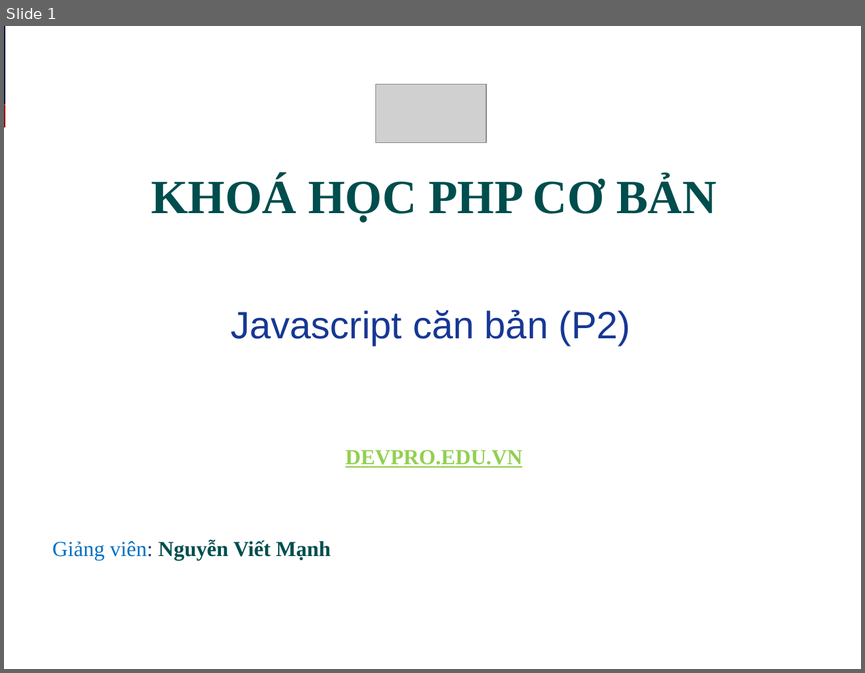
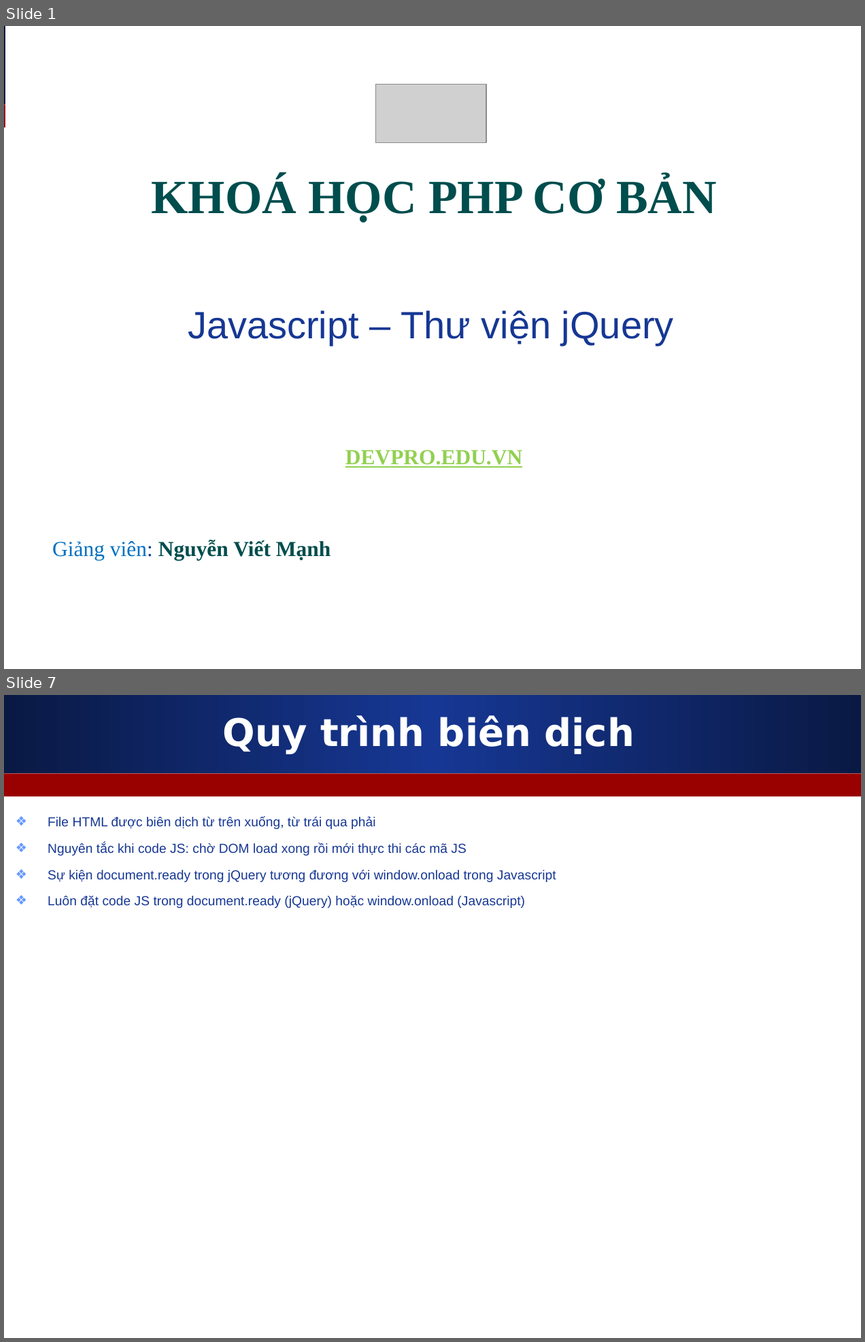
Before and after one commit to melng124/php39_devpro, a slide deck: Day8_Javascript_jQuery/Slide_bai_giang/Javascript_jQuery.ppt. Shown one above the other, each under a label of ours: slide 1 before the commit, slides 1 and 7 after it; the slides between them are not shown. The pictures are 865x673 and 865x1342 pixels, drawn with LibreOffice and Linux fonts; fonts in the diff are those of the drawing; grey boxes stand for pictures. Boxes give left, top, right and bottom in pixels: in the first picture for what was removed or moved away, otherwise in the second. Text is boxed around its words. In the diff, an @@ line names an element or a change of style, - is before the commit and + after.

```diff
--- a/Day8_Javascript_jQuery/Slide_bai_giang/Javascript_jQuery.ppt
+++ b/Day8_Javascript_jQuery/Slide_bai_giang/Javascript_jQuery.ppt
@@ slide 7 added at box(4, 695, 861, 1338), background #FFFFFF; not listed: 2 template elements that a slide beside it also shows @@
@@ title added at box(223, 715, 634, 754), 32 pt, text #FFFFFF, bold @@
+Quy trình biên dịch
@@ text added at box(48, 816, 556, 908), 11 pt, text #163794 @@
+❖ File HTML được biên dịch từ trên xuống, từ trái qua phải
+❖ Nguyên tắc khi code JS: chờ DOM load xong rồi mới thực thi các mã JS
+❖ Sự kiện document.ready trong jQuery tương đương với window.onload trong Javascript
+❖ Luôn đặt code JS trong document.ready (jQuery) hoặc window.onload (Javascript)
@@ slide 1 changed as well @@
@@ text at box(188, 310, 674, 346): text changed @@
-Javascript căn bản (P2)
+Javascript – Thư viện jQuery
```
Also in this commit, not shown: 12 other slides added, 14 slides removed, 1 other file.
